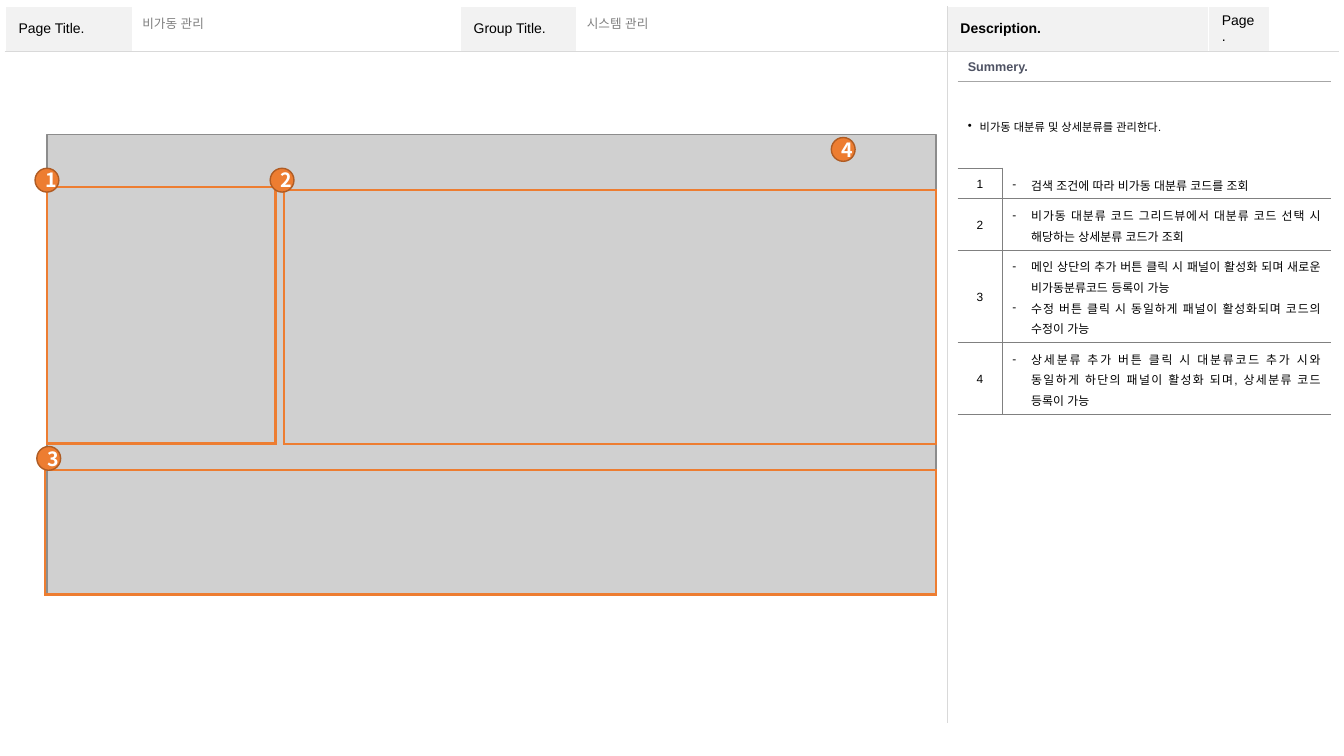
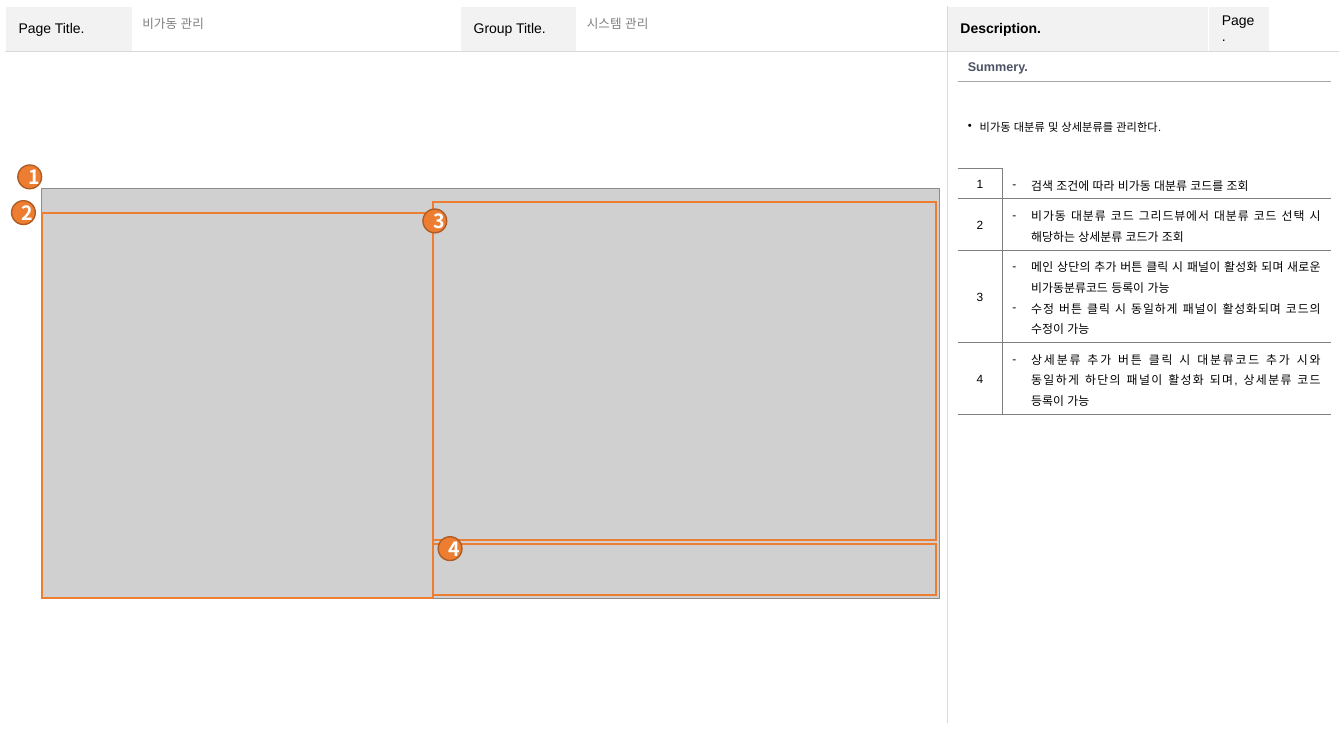
Before and after one commit to YJY1512/GoodeeTeamProject2, a slide deck: slide 8 of Team2 화면설계서.pptx (slide 7 before the commit). Drawn at 1344x756 pixels with LibreOffice and Linux fonts; fonts in the diff are those of the drawing; grey boxes stand for pictures. Boxes give left, top, right and bottom in pixels: in the first picture for what was removed or moved away, otherwise in the second. Text is boxed around its words. In the diff, an @@ line names an element or a change of style, - is before the commit and + after.

```diff
--- a/Team2 화면설계서.pptx
+++ b/Team2 화면설계서.pptx
@@ ellipse "1": place and size @@
-ellipse "1" at bbox=[35, 168, 59, 193]
+ellipse "1" at bbox=[18, 165, 42, 190]
@@ ellipse "2": place and size @@
-ellipse "2" at bbox=[270, 168, 294, 193]
+ellipse "2" at bbox=[11, 201, 35, 225]
@@ picture: place and size @@
-picture at bbox=[47, 134, 937, 595]
+picture at bbox=[41, 189, 940, 598]
@@ ellipse "3": place and size @@
-ellipse "3" at bbox=[37, 447, 62, 471]
+ellipse "3" at bbox=[423, 209, 448, 233]
@@ rectangle: place and size @@
-rectangle at bbox=[283, 191, 936, 444]
+rectangle at bbox=[434, 202, 937, 540]
@@ rectangle: place and size @@
-rectangle at bbox=[47, 188, 276, 444]
+rectangle at bbox=[42, 213, 434, 599]
@@ ellipse "4": place and size @@
-ellipse "4" at bbox=[832, 137, 856, 161]
+ellipse "4" at bbox=[439, 536, 463, 561]
@@ rectangle: place and size @@
-rectangle at bbox=[45, 471, 937, 595]
+rectangle at bbox=[434, 544, 937, 595]
```
Also in this commit, not shown: 11 other slides changed, 1 slide added, 1 slide removed, 8 other files.
